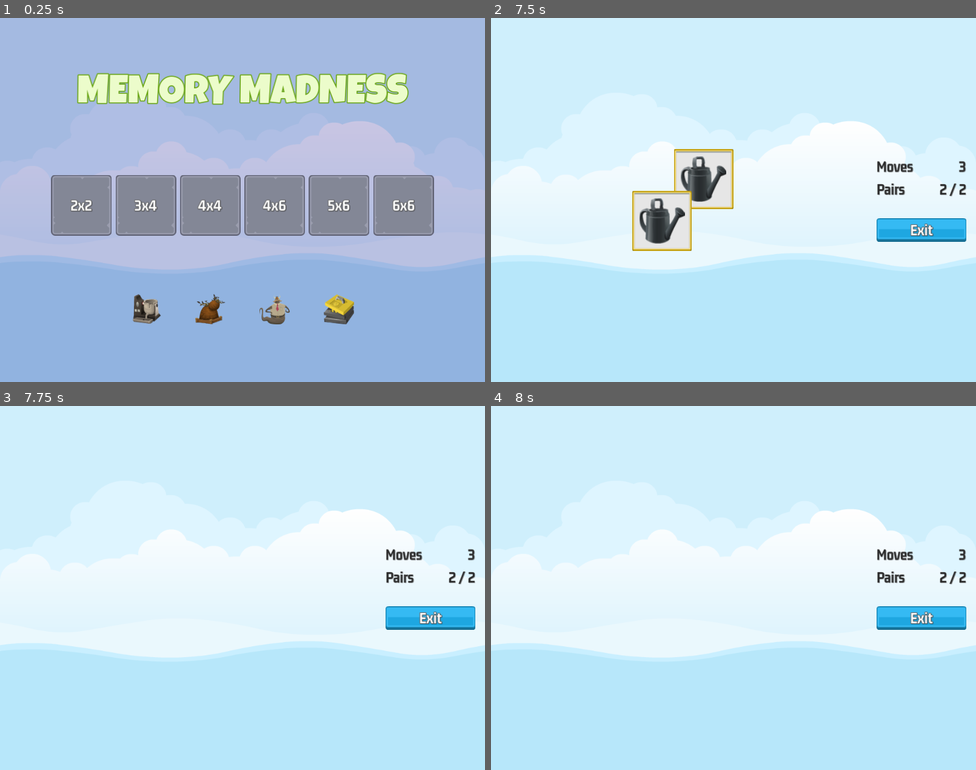
Above: before the commit, frames 1-4 (two rows, left to right).
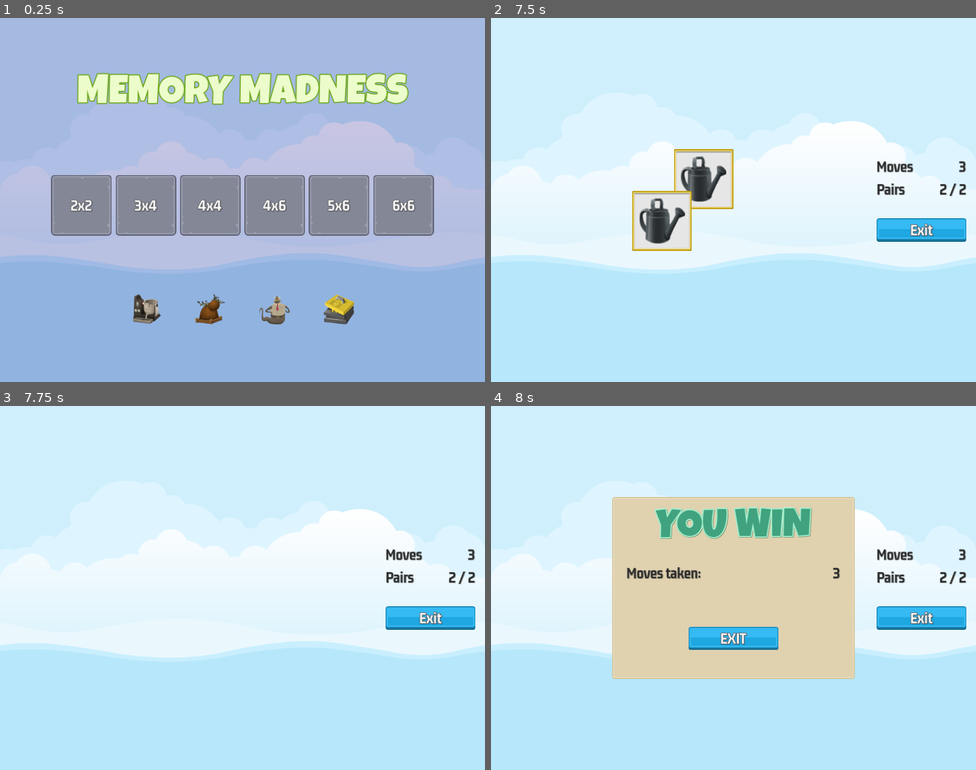
Above: after the commit, the same moments.

Repository: ArthurNvs/MemoryMadness
Game: Godot game, scene res://master_screen/master_screen.tscn
Two runs of this game, one before a commit and one after it. Both use one fixed random seed, a clock stepped at 60 frames per second and the inputs below.
Inputs (mouse positions are in pixels of both pictures, inside the frame that each line leads up to):
- Up to frame 1 (0.25 s): no input
- Up to frame 2 (7.5 s): click "2x2" at 0.5 s; click (660, 178) at 1.25 s; click (704, 178) at 2.02 s; click (660, 221) at 2.77 s; click (704, 221) at 3.52 s; click (660, 178) at 4.25 s; click (704, 178) at 5.02 s; click (660, 221) at 5.77 s; click (704, 178) at 6.52 s
- Up to frame 3 (7.75 s): no input
- Up to frame 4 (8 s): no input

Frames 1-3 are identical in both runs. In frame 4, 25% of the frame differs, in the area x 25-75%, y 25-75%.

Commit message:
polishes game logic

Diff:
--- a/front_sprite/front_sprite.gd
+++ b/front_sprite/front_sprite.gd
@@ -24,6 +24,7 @@
 	tween.tween_property(self, "rotation", get_random_rotation(), get_random_spin_time())
 	tween.tween_property(self, "rotation", get_random_rotation(), get_random_spin_time())
 	tween.tween_property(self, "scale", SCALE_SMALL, SCALE_TIME)
+	tween.tween_callback(run_me)
 
 
 func get_random_spin_time() -> float:
--- /dev/null
+++ b/game_over/game_over.gd
@@ -0,0 +1,18 @@
+extends Control
+
+@onready var moves_label = $NinePatchRect/MC/VB/HB/MovesLabel
+
+
+# Called when the node enters the scene tree for the first time.
+func _ready():
+	SignalManager.on_game_over.connect(on_game_over)
+
+
+func on_game_over(moves: int) -> void:
+	moves_label.text = str(moves)
+	show()
+
+
+func _on_exit_button_pressed():
+	hide()
+	SignalManager.on_game_exit_pressed.emit()
--- a/game_over/game_over.tscn
+++ b/game_over/game_over.tscn
@@ -1,8 +1,13 @@
-[gd_scene load_steps=4 format=3 uid="uid://cvujwjkpdptbr"]
+[gd_scene load_steps=9 format=3 uid="uid://cvujwjkpdptbr"]
 
 [ext_resource type="Texture2D" uid="uid://cdp1meo0stuse" path="res://assets/ui/UIbg.png" id="1_8konc"]
+[ext_resource type="Script" path="res://game_over/game_over.gd" id="1_dlxj1"]
 [ext_resource type="LabelSettings" uid="uid://unetbn0dc6ls" path="res://assets/lg_84_green.tres" id="2_68pld"]
 [ext_resource type="LabelSettings" uid="uid://dome2gjk366q4" path="res://assets/gm_32_dark_dark.tres" id="3_j3giw"]
+[ext_resource type="Texture2D" uid="uid://3m8udkri7ess" path="res://assets/ui/blue_button00.png" id="4_d4ati"]
+[ext_resource type="Texture2D" uid="uid://dqi6emld8tkej" path="res://assets/ui/yellow_button00.png" id="5_tijyx"]
+[ext_resource type="Texture2D" uid="uid://cyc1megjr4tl0" path="res://assets/ui/green_button00.png" id="6_3tfqu"]
+[ext_resource type="LabelSettings" uid="uid://v3cjgtoq45xo" path="res://assets/gm_32_white.tres" id="7_mqvse"]
 
 [node name="GameOver" type="Control"]
 layout_mode = 3
@@ -11,6 +16,7 @@
 anchor_bottom = 1.0
 grow_horizontal = 2
 grow_vertical = 2
+script = ExtResource("1_dlxj1")
 
 [node name="NinePatchRect" type="NinePatchRect" parent="."]
 layout_mode = 1
@@ -45,6 +51,7 @@
 
 [node name="VB" type="VBoxContainer" parent="NinePatchRect/MC"]
 layout_mode = 2
+theme_override_constants/separation = 32
 
 [node name="Label" type="Label" parent="NinePatchRect/MC/VB"]
 layout_mode = 2
@@ -70,3 +77,28 @@
 label_settings = ExtResource("3_j3giw")
 horizontal_alignment = 1
 vertical_alignment = 1
+
+[node name="Control" type="Control" parent="NinePatchRect/MC/VB"]
+custom_minimum_size = Vector2(0, 32)
+layout_mode = 2
+
+[node name="ExitButton" type="TextureButton" parent="NinePatchRect/MC/VB"]
+layout_mode = 2
+size_flags_horizontal = 4
+texture_normal = ExtResource("4_d4ati")
+texture_pressed = ExtResource("5_tijyx")
+texture_hover = ExtResource("6_3tfqu")
+
+[node name="Label" type="Label" parent="NinePatchRect/MC/VB/ExitButton"]
+layout_mode = 1
+anchors_preset = 15
+anchor_right = 1.0
+anchor_bottom = 1.0
+grow_horizontal = 2
+grow_vertical = 2
+text = "EXIT"
+label_settings = ExtResource("7_mqvse")
+horizontal_alignment = 1
+vertical_alignment = 1
+
+[connection signal="pressed" from="NinePatchRect/MC/VB/ExitButton" to="." method="_on_exit_button_pressed"]
--- a/game_screen/game_screen.tscn
+++ b/game_screen/game_screen.tscn
@@ -8,6 +8,7 @@
 [ext_resource type="Texture2D" uid="uid://cyc1megjr4tl0" path="res://assets/ui/green_button00.png" id="4_uovj2"]
 [ext_resource type="LabelSettings" uid="uid://v3cjgtoq45xo" path="res://assets/gm_32_white.tres" id="5_paldy"]
 [ext_resource type="PackedScene" uid="uid://cnjhenq2b35ow" path="res://scorer/scorer.tscn" id="8_2k8qc"]
+[ext_resource type="PackedScene" uid="uid://cvujwjkpdptbr" path="res://game_over/game_over.tscn" id="9_lp0b4"]
 
 [node name="GameScreen" type="Control"]
 layout_mode = 3
@@ -111,4 +112,8 @@
 
 [node name="Scorer" parent="." instance=ExtResource("8_2k8qc")]
 
+[node name="GameOver" parent="." instance=ExtResource("9_lp0b4")]
+visible = false
+layout_mode = 1
+
 [connection signal="pressed" from="HBoxContainer/MarginContainer2/VBoxContainer/ExitButton" to="." method="_on_exit_button_pressed"]
--- a/scorer/scorer.gd
+++ b/scorer/scorer.gd
@@ -55,6 +55,10 @@
 		s.reveal(false)
 
 
+func check_game_over() -> void:
+	if _pairs_made >= +_target_pairs:
+		SignalManager.on_game_over.emit(_moves_made)
+
 func handle_memory_tile(tile: MemoryTile) -> void:
 	tile.reveal(true)
 	_selections.append(tile)
@@ -79,6 +83,7 @@
 	if selections_are_pair() == false:
 		hide_selections()
 	_selections.clear()
+	check_game_over()
 	SignalManager.on_selection_enabled.emit()
 
 
--- a/singletons/signal_manager.gd
+++ b/singletons/signal_manager.gd
@@ -5,3 +5,4 @@
 signal on_selection_enabled
 signal on_selection_disabled
 signal on_tile_selected(tile: MemoryTile)
+signal on_game_over(moves: int)
Not shown, changed: assets/sounds/bgm_action_3.mp3.import
Not shown, changed: assets/sounds/bgm_action_4.mp3.import
Not shown: 1 places in game_screen/game_screen.tscn that only renumber resources
